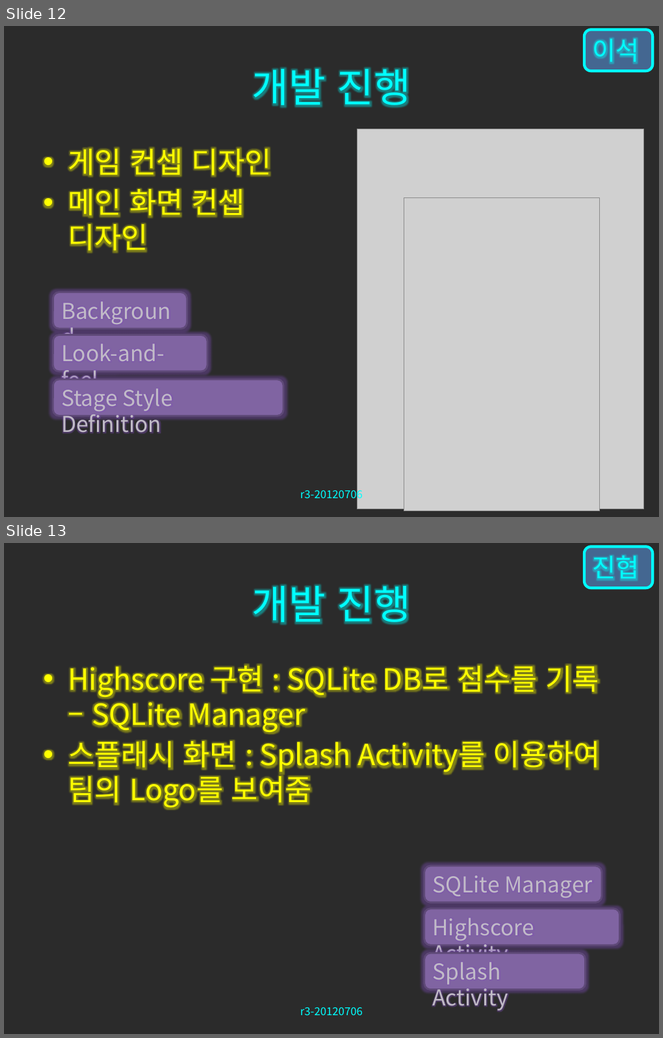
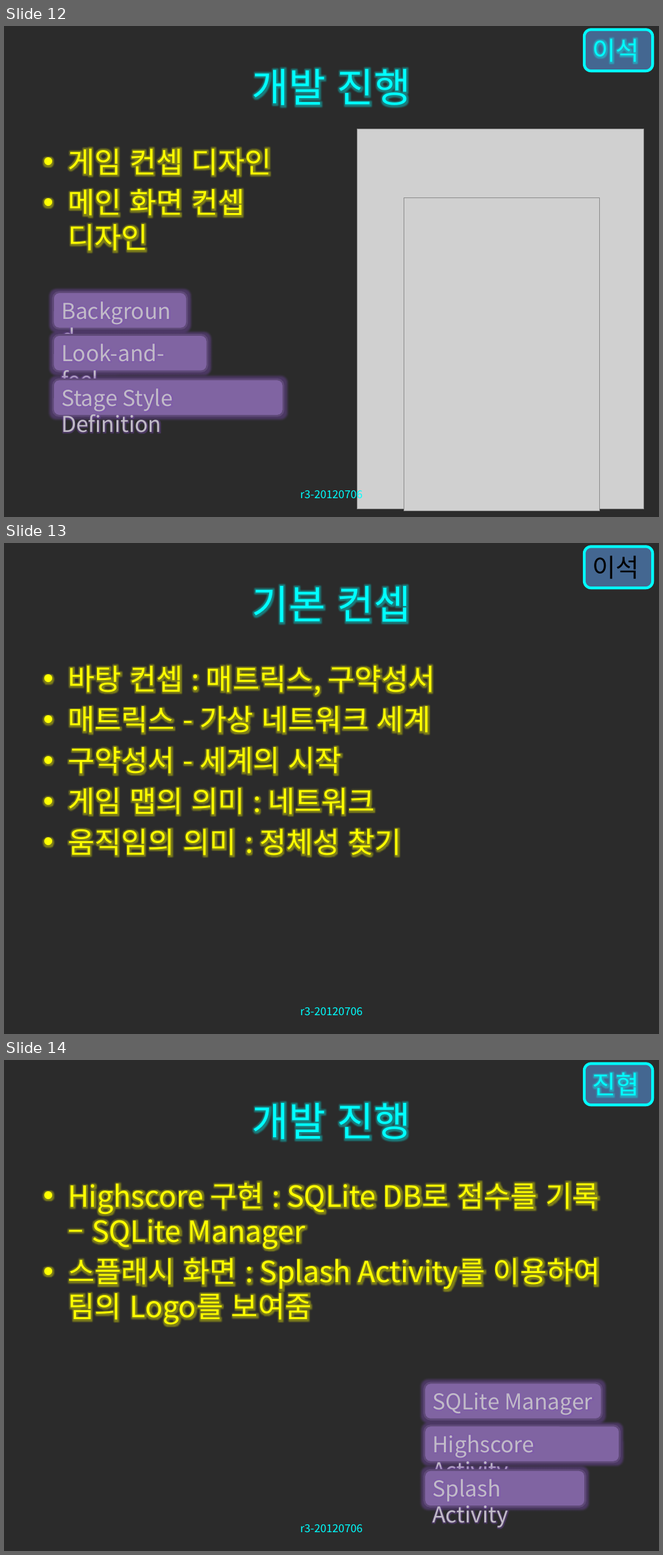
Before and after one commit to zwycid/dimension-drive-downside, a slide deck: presentation/중간발표.pptx. Shown one above the other, each under a label of ours: slides 12 and 13 before the commit, slides 12, 13 and 14 after it. The pictures are 663x1038 and 663x1555 pixels, drawn with LibreOffice and Linux fonts; fonts in the diff are those of the drawing; grey boxes stand for pictures; background and template pictures are left out; a plain dark background stands for a picture behind light text. Boxes give left, top, right and bottom in pixels: in the first picture for what was removed or moved away, otherwise in the second. Text is boxed around its words. In the diff, an @@ line names an element or a change of style, - is before the commit and + after.

Commit message:
이석 활동 내용 추가

```diff
--- a/presentation/중간발표.pptx
+++ b/presentation/중간발표.pptx
@@ slide 13 added at bbox=[4, 543, 659, 1034], background picture (left out) @@
@@ rounded rectangle added at bbox=[584, 546, 653, 588], fill #4F81BD at 70% opacity, outline #00FFFF 3 pt, 28 pt, text #000000 @@
+이석
@@ title added at bbox=[252, 585, 411, 624], 44 pt, text #00FFFF @@
+기본 컨셉
@@ text added at bbox=[68, 660, 436, 860], 32 pt, text #FFFF00 @@
+• 바탕 컨셉 : 매트릭스, 구약성서
+• 매트릭스 - 가상 네트워크 세계
+• 구약성서 - 세계의 시작
+• 게임 맵의 의미 : 네트워크
+• 움직임의 의미 : 정체성 찾기
@@ text added at bbox=[300, 1008, 363, 1016], 12 pt, text #00FFFF @@
+r3-20120706
@@ what was slide 13 is now slide 14 @@
```
